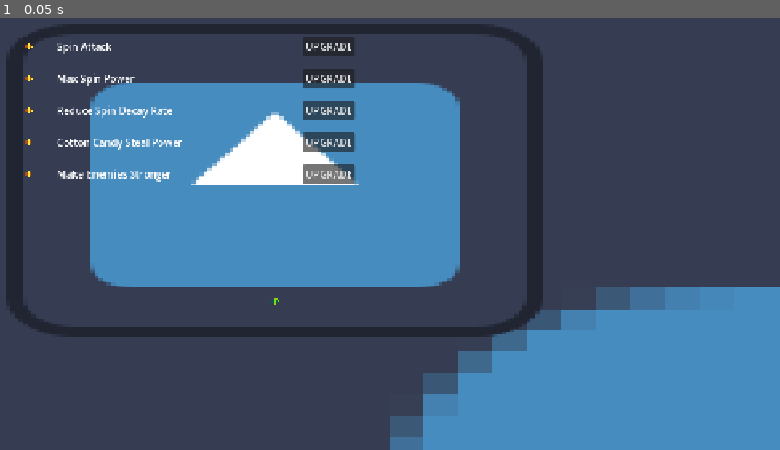
Above: before the commit, frame 1.
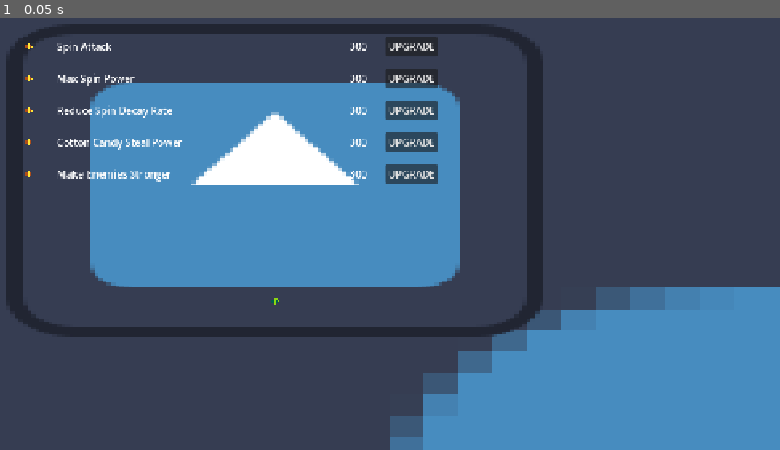
Above: after the commit, the same moment.

Repository: We-ALL-Play-Warthunder-Not-Just-Me/verySeriousSpinningCottonCandyGame
Game: Godot game, scene res://UI/UpgradeScreen.tscn
The game is run twice, just before and just after one commit, with the same random seed, the same clock (stepped at 60 frames per second) and the same inputs. This scene is started directly instead of the project's main scene. The engine's default icon, where the game draws it, is replaced by a stand-in: a white triangle on a blue panel in a dark square.
Inputs:
- Up to frame 1 (0.05 s): no input

The runs differ from the first frame. In frame 1, 3.0% of the frame differs, in the area x 38-57%, y 4-39%.

Commit message:
added labels for cost to upgrade screen

Diff:
--- a/UI/UpgradeScreen.tscn
+++ b/UI/UpgradeScreen.tscn
@@ -52,102 +52,137 @@
 layout_mode = 2
 theme_override_constants/separation = 20
 
-[node name="HBoxContainer" type="HBoxContainer" parent="backgroundthing/PanelContainer/MarginContainer/VBoxContainer" unique_id=819107606]
-layout_mode = 2
-theme_override_constants/separation = 30
-
-[node name="TextureRect" type="TextureRect" parent="backgroundthing/PanelContainer/MarginContainer/VBoxContainer/HBoxContainer" unique_id=296458255]
-layout_mode = 2
-texture = ExtResource("1_aam7x")
-expand_mode = 2
-stretch_mode = 3
-
-[node name="Label" type="Label" parent="backgroundthing/PanelContainer/MarginContainer/VBoxContainer/HBoxContainer" unique_id=187829180]
+[node name="Spin Attack" type="HBoxContainer" parent="backgroundthing/PanelContainer/MarginContainer/VBoxContainer" unique_id=819107606]
+layout_mode = 2
+theme_override_constants/separation = 30
+
+[node name="TextureRect" type="TextureRect" parent="backgroundthing/PanelContainer/MarginContainer/VBoxContainer/Spin Attack" unique_id=296458255]
+layout_mode = 2
+texture = ExtResource("1_aam7x")
+expand_mode = 2
+stretch_mode = 3
+
+[node name="UpgradeName" type="Label" parent="backgroundthing/PanelContainer/MarginContainer/VBoxContainer/Spin Attack" unique_id=187829180]
 layout_mode = 2
 size_flags_horizontal = 2
 text = "Spin Attack"
 
-[node name="Button" type="Button" parent="backgroundthing/PanelContainer/MarginContainer/VBoxContainer/HBoxContainer" unique_id=1864835658]
-layout_mode = 2
-size_flags_horizontal = 2
-text = "UPGRADE"
-
-[node name="HBoxContainer2" type="HBoxContainer" parent="backgroundthing/PanelContainer/MarginContainer/VBoxContainer" unique_id=464122074]
-layout_mode = 2
-theme_override_constants/separation = 30
-
-[node name="TextureRect" type="TextureRect" parent="backgroundthing/PanelContainer/MarginContainer/VBoxContainer/HBoxContainer2" unique_id=260989412]
-layout_mode = 2
-texture = ExtResource("1_aam7x")
-expand_mode = 2
-stretch_mode = 3
-
-[node name="Label" type="Label" parent="backgroundthing/PanelContainer/MarginContainer/VBoxContainer/HBoxContainer2" unique_id=300482865]
+[node name="Cost" type="Label" parent="backgroundthing/PanelContainer/MarginContainer/VBoxContainer/Spin Attack" unique_id=210459808]
+layout_mode = 2
+size_flags_horizontal = 10
+text = "300"
+horizontal_alignment = 1
+vertical_alignment = 1
+
+[node name="Button" type="Button" parent="backgroundthing/PanelContainer/MarginContainer/VBoxContainer/Spin Attack" unique_id=1864835658]
+layout_mode = 2
+size_flags_horizontal = 2
+text = "UPGRADE"
+
+[node name="Max Spin Power" type="HBoxContainer" parent="backgroundthing/PanelContainer/MarginContainer/VBoxContainer" unique_id=464122074]
+layout_mode = 2
+theme_override_constants/separation = 30
+
+[node name="TextureRect" type="TextureRect" parent="backgroundthing/PanelContainer/MarginContainer/VBoxContainer/Max Spin Power" unique_id=260989412]
+layout_mode = 2
+texture = ExtResource("1_aam7x")
+expand_mode = 2
+stretch_mode = 3
+
+[node name="UpgradeName" type="Label" parent="backgroundthing/PanelContainer/MarginContainer/VBoxContainer/Max Spin Power" unique_id=300482865]
 layout_mode = 2
 size_flags_horizontal = 2
 text = "Max Spin Power"
 
-[node name="Button" type="Button" parent="backgroundthing/PanelContainer/MarginContainer/VBoxContainer/HBoxContainer2" unique_id=1525107064]
-layout_mode = 2
-size_flags_horizontal = 2
-text = "UPGRADE"
-
-[node name="HBoxContainer3" type="HBoxContainer" parent="backgroundthing/PanelContainer/MarginContainer/VBoxContainer" unique_id=63886669]
-layout_mode = 2
-theme_override_constants/separation = 30
-
-[node name="TextureRect" type="TextureRect" parent="backgroundthing/PanelContainer/MarginContainer/VBoxContainer/HBoxContainer3" unique_id=605694345]
-layout_mode = 2
-texture = ExtResource("1_aam7x")
-expand_mode = 2
-stretch_mode = 3
-
-[node name="Label" type="Label" parent="backgroundthing/PanelContainer/MarginContainer/VBoxContainer/HBoxContainer3" unique_id=677693091]
+[node name="Cost" type="Label" parent="backgroundthing/PanelContainer/MarginContainer/VBoxContainer/Max Spin Power" unique_id=1424641796]
+layout_mode = 2
+size_flags_horizontal = 10
+text = "300"
+horizontal_alignment = 1
+vertical_alignment = 1
+
+[node name="Button" type="Button" parent="backgroundthing/PanelContainer/MarginContainer/VBoxContainer/Max Spin Power" unique_id=1525107064]
+layout_mode = 2
+size_flags_horizontal = 2
+text = "UPGRADE"
+
+[node name="Reduce Spin Decay" type="HBoxContainer" parent="backgroundthing/PanelContainer/MarginContainer/VBoxContainer" unique_id=63886669]
+layout_mode = 2
+theme_override_constants/separation = 30
+
+[node name="TextureRect" type="TextureRect" parent="backgroundthing/PanelContainer/MarginContainer/VBoxContainer/Reduce Spin Decay" unique_id=605694345]
+layout_mode = 2
+texture = ExtResource("1_aam7x")
+expand_mode = 2
+stretch_mode = 3
+
+[node name="UpgradeName" type="Label" parent="backgroundthing/PanelContainer/MarginContainer/VBoxContainer/Reduce Spin Decay" unique_id=677693091]
 layout_mode = 2
 size_flags_horizontal = 2
 text = "Reduce Spin Decay Rate"
 
-[node name="Button" type="Button" parent="backgroundthing/PanelContainer/MarginContainer/VBoxContainer/HBoxContainer3" unique_id=723846761]
-layout_mode = 2
-size_flags_horizontal = 2
-text = "UPGRADE"
-
-[node name="HBoxContainer4" type="HBoxContainer" parent="backgroundthing/PanelContainer/MarginContainer/VBoxContainer" unique_id=795001618]
-layout_mode = 2
-theme_override_constants/separation = 30
-
-[node name="TextureRect" type="TextureRect" parent="backgroundthing/PanelContainer/MarginContainer/VBoxContainer/HBoxContainer4" unique_id=2061657616]
-layout_mode = 2
-texture = ExtResource("1_aam7x")
-expand_mode = 2
-stretch_mode = 3
-
-[node name="Label" type="Label" parent="backgroundthing/PanelContainer/MarginContainer/VBoxContainer/HBoxContainer4" unique_id=1647862426]
+[node name="Cost" type="Label" parent="backgroundthing/PanelContainer/MarginContainer/VBoxContainer/Reduce Spin Decay" unique_id=220095722]
+layout_mode = 2
+size_flags_horizontal = 10
+text = "300"
+horizontal_alignment = 1
+vertical_alignment = 1
+
+[node name="Button" type="Button" parent="backgroundthing/PanelContainer/MarginContainer/VBoxContainer/Reduce Spin Decay" unique_id=723846761]
+layout_mode = 2
+size_flags_horizontal = 2
+text = "UPGRADE"
+
+[node name="Cotton Candy Steal" type="HBoxContainer" parent="backgroundthing/PanelContainer/MarginContainer/VBoxContainer" unique_id=795001618]
+layout_mode = 2
+theme_override_constants/separation = 30
+
+[node name="TextureRect" type="TextureRect" parent="backgroundthing/PanelContainer/MarginContainer/VBoxContainer/Cotton Candy Steal" unique_id=2061657616]
+layout_mode = 2
+texture = ExtResource("1_aam7x")
+expand_mode = 2
+stretch_mode = 3
+
+[node name="UpgradeName" type="Label" parent="backgroundthing/PanelContainer/MarginContainer/VBoxContainer/Cotton Candy Steal" unique_id=1647862426]
 layout_mode = 2
 size_flags_horizontal = 2
 text = "Cotton Candy Steal Power"
 
-[node name="Button" type="Button" parent="backgroundthing/PanelContainer/MarginContainer/VBoxContainer/HBoxContainer4" unique_id=1840726717]
-layout_mode = 2
-size_flags_horizontal = 2
-text = "UPGRADE"
-
-[node name="HBoxContainer5" type="HBoxContainer" parent="backgroundthing/PanelContainer/MarginContainer/VBoxContainer" unique_id=1833883237]
-layout_mode = 2
-theme_override_constants/separation = 30
-
-[node name="TextureRect" type="TextureRect" parent="backgroundthing/PanelContainer/MarginContainer/VBoxContainer/HBoxContainer5" unique_id=655261238]
-layout_mode = 2
-texture = ExtResource("1_aam7x")
-expand_mode = 2
-stretch_mode = 3
-
-[node name="Label" type="Label" parent="backgroundthing/PanelContainer/MarginContainer/VBoxContainer/HBoxContainer5" unique_id=238134311]
+[node name="Cost" type="Label" parent="backgroundthing/PanelContainer/MarginContainer/VBoxContainer/Cotton Candy Steal" unique_id=1964142979]
+layout_mode = 2
+size_flags_horizontal = 10
+text = "300"
+horizontal_alignment = 1
+vertical_alignment = 1
+
+[node name="Button" type="Button" parent="backgroundthing/PanelContainer/MarginContainer/VBoxContainer/Cotton Candy Steal" unique_id=1840726717]
+layout_mode = 2
+size_flags_horizontal = 2
+text = "UPGRADE"
+
+[node name="Stronger Enemies" type="HBoxContainer" parent="backgroundthing/PanelContainer/MarginContainer/VBoxContainer" unique_id=1833883237]
+layout_mode = 2
+theme_override_constants/separation = 30
+
+[node name="TextureRect" type="TextureRect" parent="backgroundthing/PanelContainer/MarginContainer/VBoxContainer/Stronger Enemies" unique_id=655261238]
+layout_mode = 2
+texture = ExtResource("1_aam7x")
+expand_mode = 2
+stretch_mode = 3
+
+[node name="UpgradeName" type="Label" parent="backgroundthing/PanelContainer/MarginContainer/VBoxContainer/Stronger Enemies" unique_id=238134311]
 layout_mode = 2
 size_flags_horizontal = 2
 text = "Make Enemies Stronger"
 
-[node name="Button" type="Button" parent="backgroundthing/PanelContainer/MarginContainer/VBoxContainer/HBoxContainer5" unique_id=928196726]
+[node name="Cost" type="Label" parent="backgroundthing/PanelContainer/MarginContainer/VBoxContainer/Stronger Enemies" unique_id=1849835144]
+layout_mode = 2
+size_flags_horizontal = 10
+text = "300"
+horizontal_alignment = 1
+vertical_alignment = 1
+
+[node name="Button" type="Button" parent="backgroundthing/PanelContainer/MarginContainer/VBoxContainer/Stronger Enemies" unique_id=928196726]
 layout_mode = 2
 size_flags_horizontal = 2
 text = "UPGRADE"
